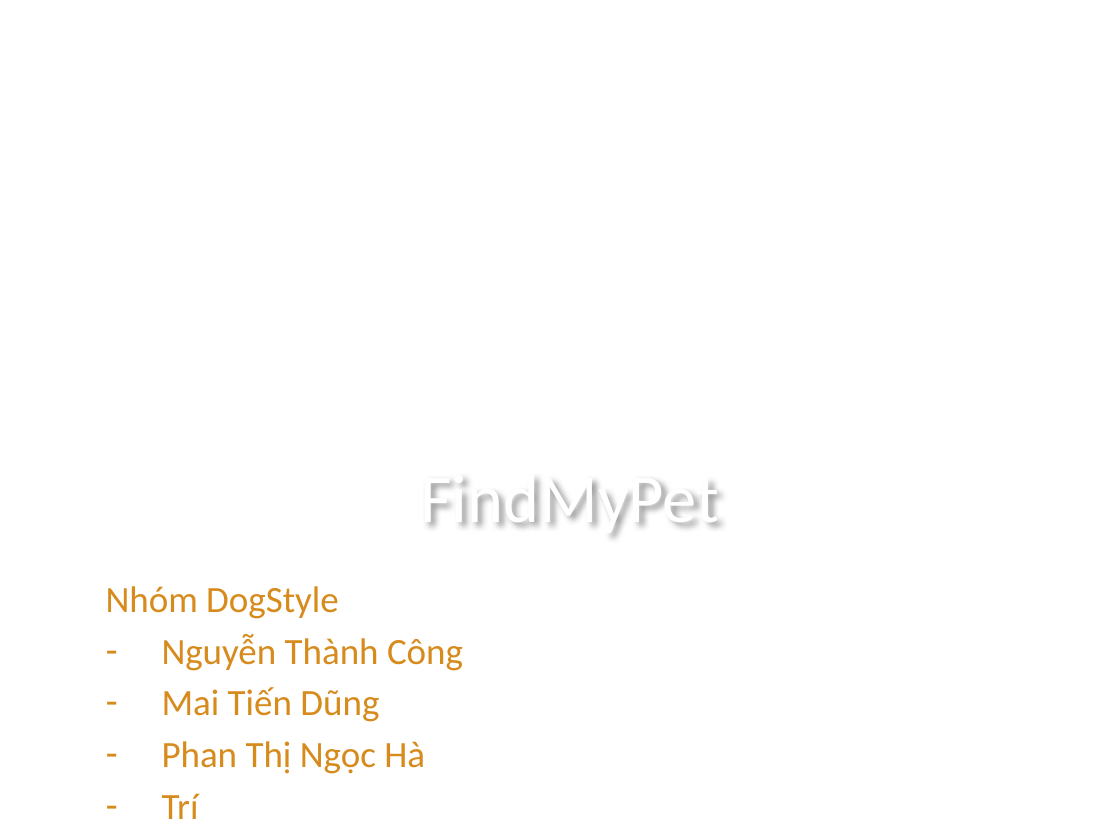
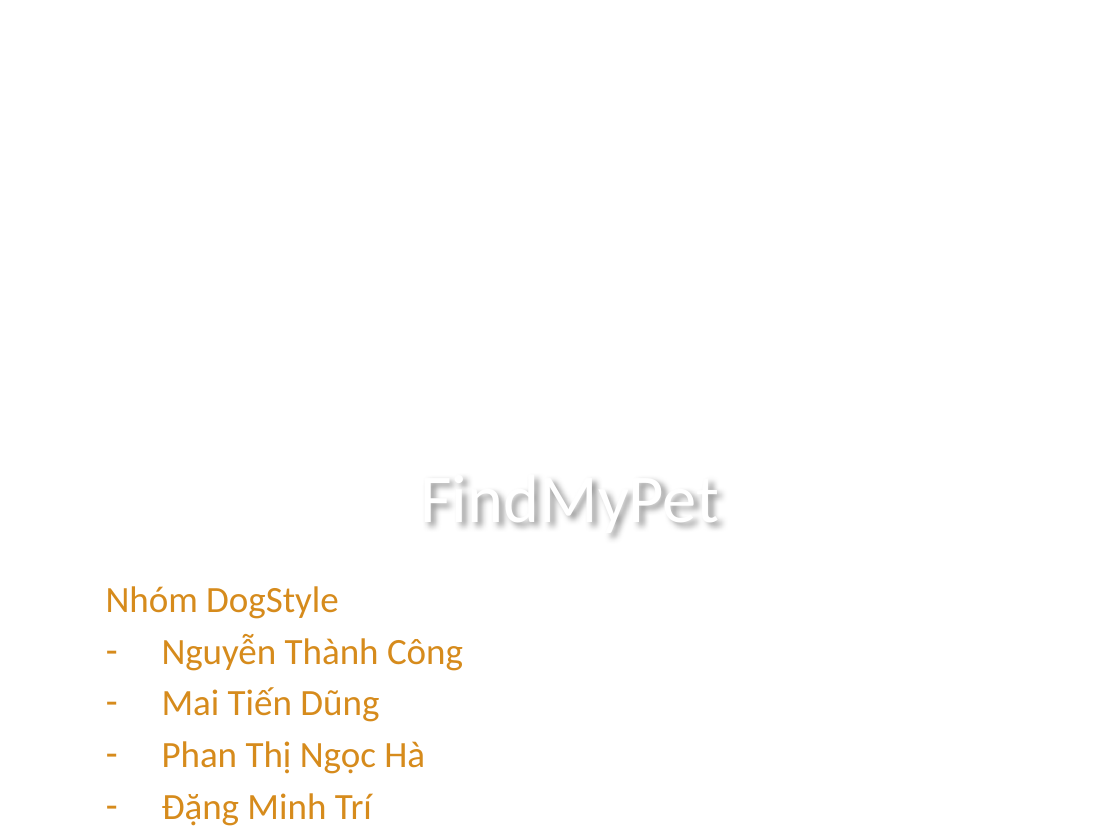
Before and after one commit to ntcongcdsp/FindMyPet, a slide deck: slide 1 of Document/GioiThieu-FindMyPet.pptx. Drawn at 1120x840 pixels with LibreOffice and Linux fonts; fonts in the diff are those of the drawing; background and template pictures are left out. Boxes give left, top, right and bottom in pixels: in the first picture for what was removed or moved away, otherwise in the second. Text is boxed around its words. In the diff, an @@ line names an element or a change of style, - is before the commit and + after.

```diff
--- a/Document/GioiThieu-FindMyPet.pptx
+++ b/Document/GioiThieu-FindMyPet.pptx
@@ subtitle at [162,793,372,826]: text changed @@
-– Trí
+– Đặng Minh Trí
```
Also in this commit, not shown: 12 other files.
